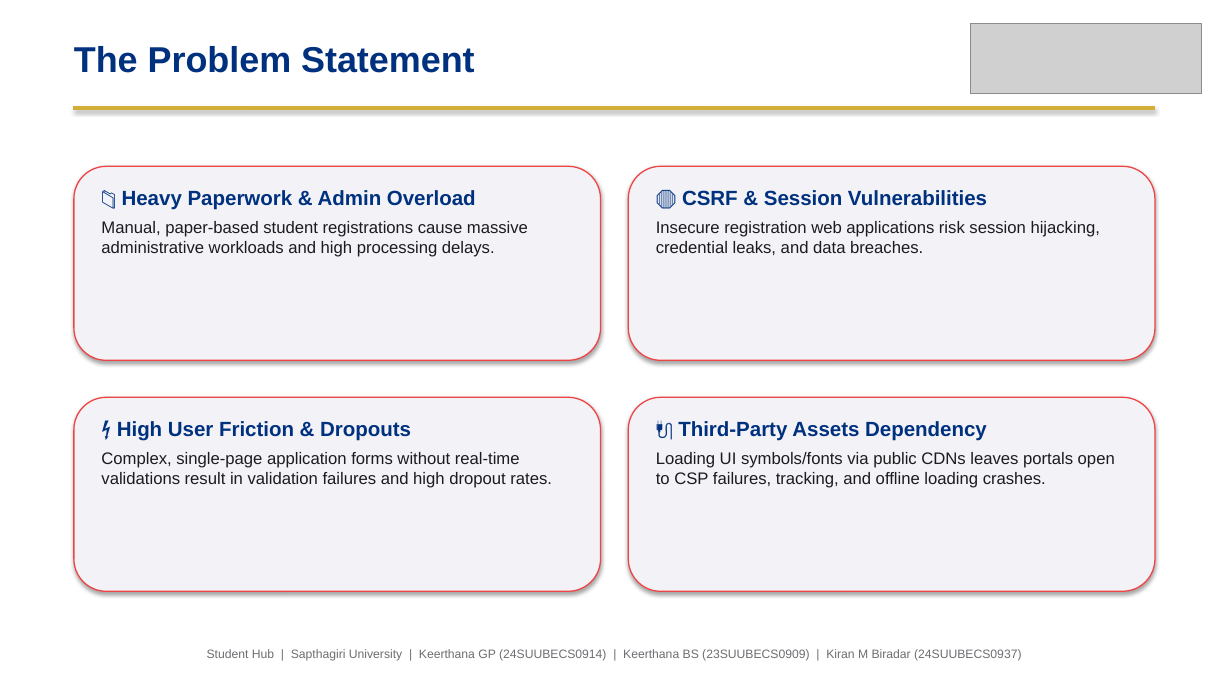
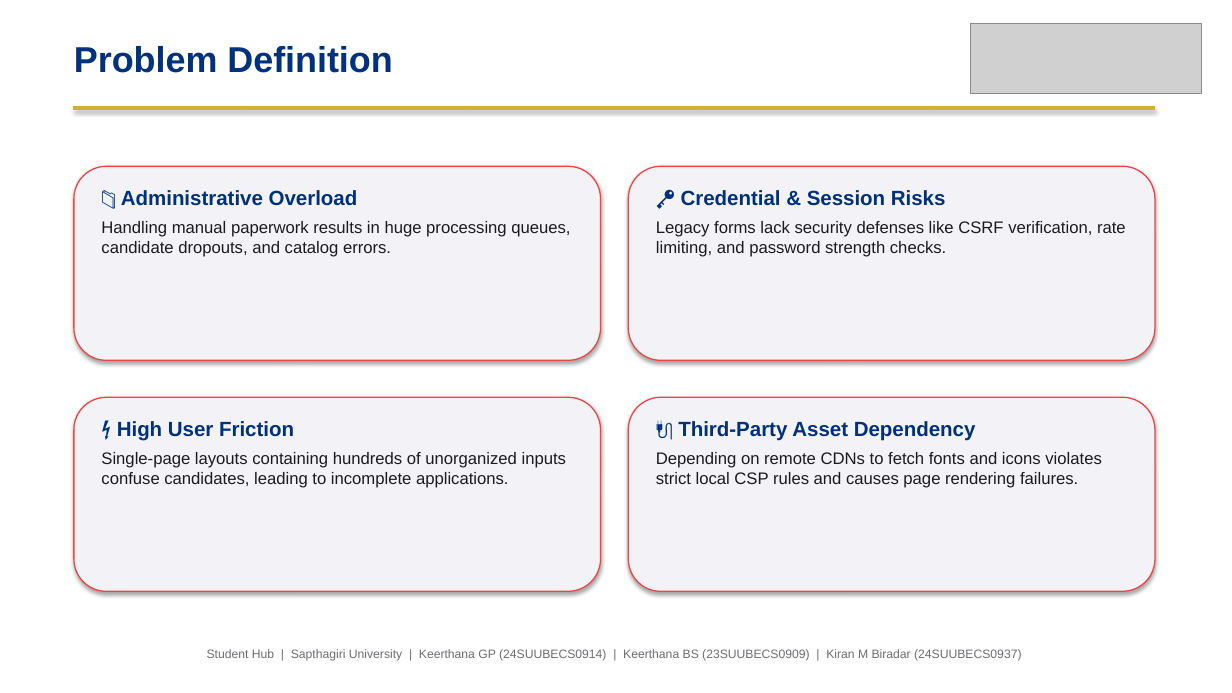
Before and after one commit to kirancodes-dev/Student-Registration, a slide deck: slide 3 of Student_Registration_Presentation.pptx. Drawn at 1232x693 pixels with LibreOffice and Linux fonts; fonts in the diff are those of the drawing; grey boxes stand for pictures. Boxes give left, top, right and bottom in pixels: in the first picture for what was removed or moved away, otherwise in the second. Text is boxed around its words. In the diff, an @@ line names an element or a change of style, - is before the commit and + after.

Commit message:
feat: restructure and expand presentation to 19 slides based on course guidelines

```diff
--- a/Student_Registration_Presentation.pptx
+++ b/Student_Registration_Presentation.pptx
@@ text at [74, 46, 392, 73]: text changed @@
-The Problem Statement
+Problem Definition
@@ text at [101, 190, 570, 257]: text changed @@
-📁 Heavy Paperwork & Admin Overload
-Manual, paper-based student registrations cause massive administrative workloads and high processing delays.
+📁 Administrative Overload
+Handling manual paperwork results in huge processing queues, candidate dropouts, and catalog errors.
@@ text at [656, 190, 1126, 257]: text changed @@
-🛑 CSRF & Session Vulnerabilities
-Insecure registration web applications risk session hijacking, credential leaks, and data breaches.
+🔑 Credential & Session Risks
+Legacy forms lack security defenses like CSRF verification, rate limiting, and password strength checks.
@@ text at [101, 421, 566, 488]: text changed @@
-⚡ High User Friction & Dropouts
-Complex, single-page application forms without real-time validations result in validation failures and high dropout rates.
+⚡ High User Friction
+Single-page layouts containing hundreds of unorganized inputs confuse candidates, leading to incomplete applications.
@@ text at [656, 421, 1101, 488]: text changed @@
-🔌 Third-Party Assets Dependency
-Loading UI symbols/fonts via public CDNs leaves portals open to CSP failures, tracking, and offline loading crashes.
+🔌 Third-Party Asset Dependency
+Depending on remote CDNs to fetch fonts and icons violates strict local CSP rules and causes page rendering failures.
```
Also in this commit, not shown: 6 other slides changed, 12 slides added, 7 slides removed, 1 other file.
